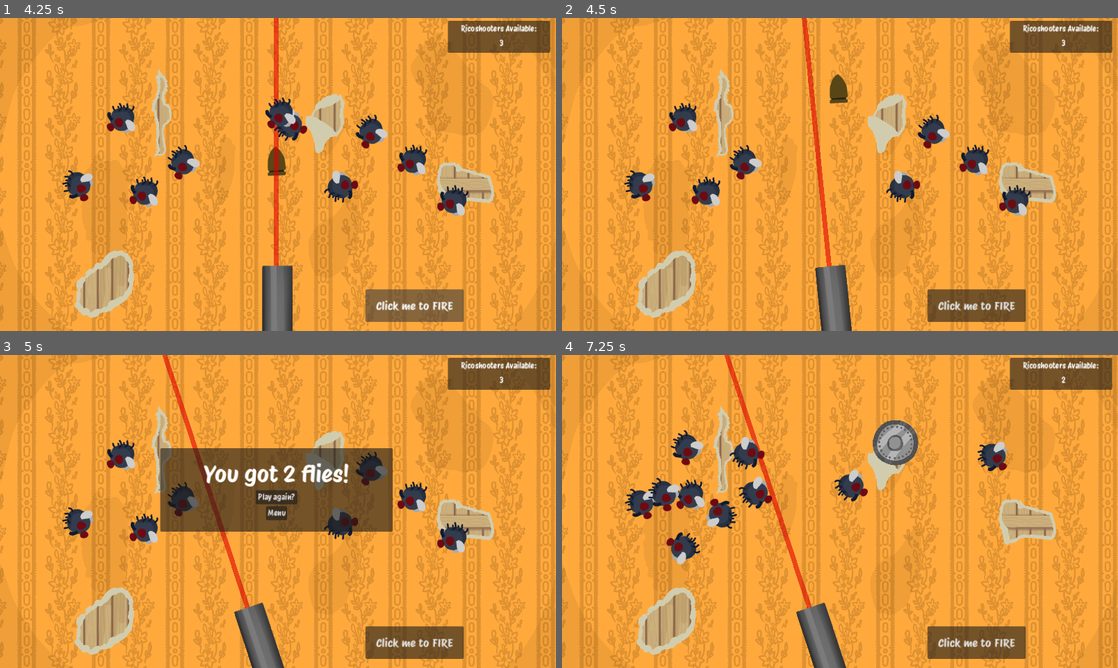
Above: before the commit, frames 1-4 (two rows, left to right).
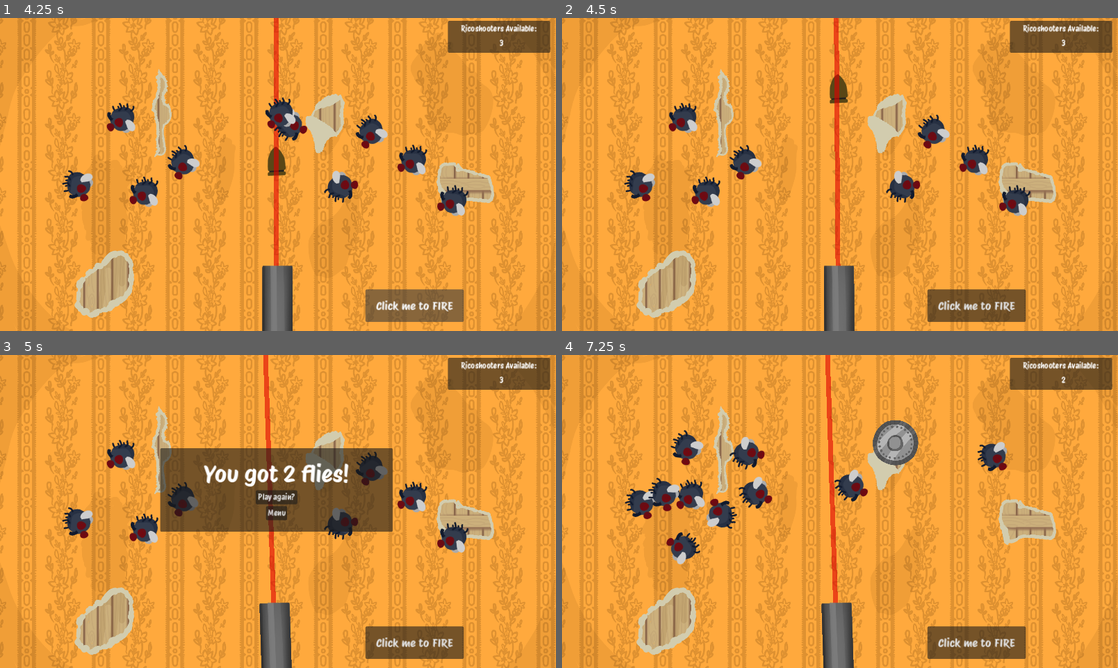
Above: after the commit, the same moments.

Repository: charlottebecconsall/fly-on-the-wall
Game: Godot game, scene res://scenes/menu.tscn
The game is run twice, just before and just after one commit, with the same random seed, the same clock (stepped at 60 frames per second) and the same inputs.
Inputs (mouse positions are in pixels of both pictures, inside the frame that each line leads up to):
- Up to frame 1 (4.25 s): click "Play game" at 0.5 s; click "Click me to FIRE" at 1.25 s; click "Click me to FIRE" at 2 s; click "Play again?" at 2.75 s; click "Click me to FIRE" at 3.5 s
- Up to frame 2 (4.5 s): move the mouse to (962, 158) at 4.27 s; hold A (aim_left) from 4.28 s (still down); click (962, 158) at 4.42 s
- Up to frame 3 (5 s): keep holding A (aim_left); tap D (aim_right) at 4.55 s
- Up to frame 4 (7.25 s): release A (aim_left) at 5 s; click "Play again?" at 5 s; move the mouse to (728, 527) at 5.77 s; tap D (aim_right) at 5.85, 6.8 s; click (728, 527) at 5.92 s; tap A (aim_left) at 6.05 s; tap Enter at 6.5 s; move the mouse to (895, 442) at 6.52 s; hold A (aim_left) from 6.53 s (still down); click (895, 442) at 6.67 s

Frame 1 is identical in both runs. In frame 2, 2.2% of the frame differs, in the area x 43-53%, y 0-100%; in frame 3, 2.9%; in frame 4, 3.0%, in the area x 29-53%, y 0-100%.

Commit message:
Gun moves at a more reasonable speed

Diff:
--- a/scenes/gun.gd
+++ b/scenes/gun.gd
@@ -6,6 +6,7 @@
 signal bullet_left
 
 var can_shoot = true
+var gun_rotation_speed = 0.005
 
 # Called when the node enters the scene tree for the first time.
 func _ready() -> void:
@@ -15,9 +16,13 @@
 # Called every frame. 'delta' is the elapsed time since the previous frame.
 func _process(delta: float) -> void:
 	if Input.is_action_pressed("aim_left"):
-		rotate(delta * -0.5)
+		rotate(delta * -gun_rotation_speed)
+		gun_rotation_speed += 0.005
 	if Input.is_action_pressed("aim_right"):
-		rotate(delta * 0.5)
+		rotate(delta * gun_rotation_speed)
+		gun_rotation_speed += 0.005
+	if Input.is_action_just_released("aim_left") or Input.is_action_just_released("aim_right"):
+		gun_rotation_speed = 0.005
 	update_preview_line()
 
 func update_preview_line():
